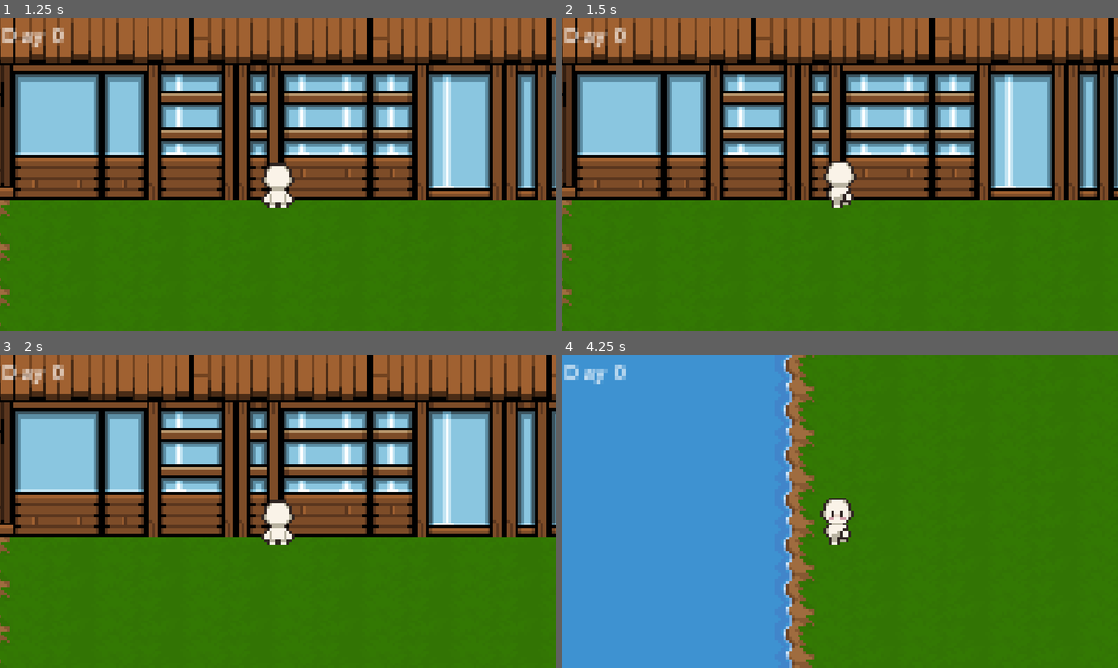
Above: before the commit, frames 1-4 (two rows, left to right).
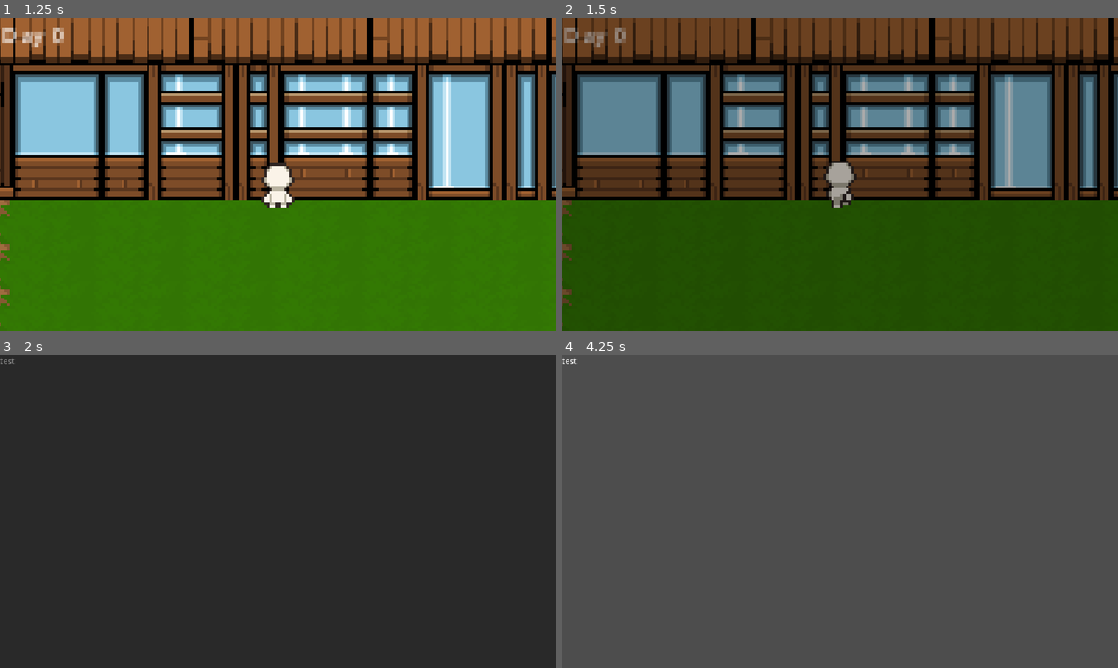
Above: after the commit, the same moments.

Repository: hyuuwu/hidden-things
Game: Godot game, scene res://maingame.tscn
Two runs of this game, one before a commit and one after it. Both use one fixed random seed, a clock stepped at 60 frames per second and the inputs below. This scene is started directly instead of the project's main scene.
Inputs (mouse positions are in pixels of both pictures, inside the frame that each line leads up to):
- Up to frame 1 (1.25 s): tap Enter at 0.5 s; move the mouse to (250, 237) at 0.52 s; hold Up (ui_up) from 0.53 s (still down); hold E (interact) from 0.53 s (still down); click (250, 237) at 0.67 s
- Up to frame 2 (1.5 s): keep holding Up (ui_up); move the mouse to (1006, 221) at 1.27 s; release E (interact) at 1.28 s; tap E (interact) at 1.35 s; click (1006, 221) at 1.42 s
- Up to frame 3 (2 s): keep holding Up (ui_up)
- Up to frame 4 (4.25 s): move the mouse to (673, 464) at 2.02 s; release Up (ui_up) at 2.03 s; hold E (interact) 2.03-2.78 s; hold Left (ui_left) 2.03-3.53 s; tap Alt at 2.1 s; click (673, 464) at 2.17 s; move the mouse to (867, 511) at 2.77 s; tap Shift at 2.85 s; click (867, 511) at 2.92 s; tap E (interact) at 3.05 s; move the mouse to (756, 433) at 3.52 s; hold Down (ui_down) from 3.53 s (still down); hold E (interact) from 3.53 s (still down); click (756, 433) at 3.67 s

Frame 1 is identical in both runs. In frame 2, 88% of the frame differs, in the area x 0-100%, y 0-100%; in frame 3, 100%; in frame 4, 100%.

Commit message:
PLZ WORK PLZ WORK

Diff:
--- a/Pixel Crawler - Free Pack/Environment/Structures/Buildings/Interior/a.gd
+++ b/Pixel Crawler - Free Pack/Environment/Structures/Buildings/Interior/a.gd
@@ -1,9 +1,30 @@
 extends Area2D
 
-@export var interact_name: String = "Interact"
-@export var is_interactable: bool = true
-var interact: Callable = func(): pass
+@export_file("*.tscn") var next_scene: String = ""
+# log 26/11/26: removed dbugin
+var player_in_range: bool = false
 
-func trigger() -> void:
-	if is_interactable and interact.is_valid():
-		interact.call()
+func _ready() -> void:
+	body_entered.connect(_on_body_entered)
+	body_exited.connect(_on_body_exited)
+
+func _on_body_entered(body: Node2D) -> void:
+	#print("Entered area: ", body.name, " | In player group: ", body.is_in_group("player"))
+	if body.is_in_group("player"):
+		player_in_range = true
+
+func _unhandled_input(event: InputEvent) -> void:
+	if event.is_action_pressed("interact"):
+		#print("Interact pressed! In range: ", player_in_range, " | Next scene: ", next_scene)
+		if player_in_range and next_scene != "":
+			SceneTransition.change_scene(next_scene)
+
+
+func _on_body_exited(body: Node2D) -> void:
+	if body.is_in_group("player"):
+		player_in_range = false
+
+#func _unhandled_input(event: InputEvent) -> void:
+	#if player_in_range and event.is_action_pressed("interact"):
+		#if next_scene != "":
+			#SceneTransition.change_scene(next_scene)
--- a/Pixel Crawler - Free Pack/Environment/Structures/Buildings/Interior/interacting_yadayadayada.tscn
+++ b/Pixel Crawler - Free Pack/Environment/Structures/Buildings/Interior/interacting_yadayadayada.tscn
@@ -5,16 +5,9 @@
 [sub_resource type="RectangleShape2D" id="RectangleShape2D_c2dbr"]
 size = Vector2(63, 20)
 
-[node name="interacting yadayadayada" type="Node2D" unique_id=1397164099]
-
-[node name="interactablepart" type="Area2D" parent="." unique_id=1929532348]
-collision_layer = 0
-collision_mask = 2
+[node name="interactablepart" type="Area2D" unique_id=1635394599]
 script = ExtResource("1_qmbx2")
 
-[node name="CollisionShape2D" type="CollisionShape2D" parent="interactablepart" unique_id=26687982]
+[node name="CollisionShape2D" type="CollisionShape2D" parent="." unique_id=614909228]
 position = Vector2(112.5, 37)
 shape = SubResource("RectangleShape2D_c2dbr")
-
-[connection signal="area_entered" from="interactablepart" to="interactablepart" method="_on_area_entered"]
-[connection signal="body_exited" from="interactablepart" to="interactablepart" method="_on_body_exited"]
--- /dev/null
+++ b/SceneTransition.tscn
@@ -0,0 +1,16 @@
+[gd_scene format=3 uid="uid://ccmmx8m7f18jr"]
+
+[ext_resource type="Script" uid="uid://l21qv5jb36bk" path="res://scene_transition.gd" id="1_1id5y"]
+
+[node name="CanvasLayer" type="CanvasLayer" unique_id=486499013]
+layer = 100
+script = ExtResource("1_1id5y")
+
+[node name="FadeRect" type="ColorRect" parent="." unique_id=1916064924]
+anchors_preset = 15
+anchor_right = 1.0
+anchor_bottom = 1.0
+grow_horizontal = 2
+grow_vertical = 2
+mouse_filter = 2
+color = Color(0, 0, 0, 0)
--- /dev/null
+++ b/autolod.gd
@@ -0,0 +1,44 @@
+extends Node
+
+const plzwork = "user://items.wav"
+
+var config = ConfigFile.new()
+
+var init_data = {
+	"skip_cutscen": 0
+}
+
+var itens = {
+	"_hidden": 0,
+	"water_bottel": 0,
+	"glock_19": 0,
+	"_placeholder": 0
+}
+func save_game():
+	for key in init_data:
+		config.set_value("init", key, init_data[key])
+
+	for key in itens:
+		config.set_value("items", key, itens[key])
+	var err = config.save(plzwork)
+	if err == OK:
+		_comentario_foda()
+		print("saved @ %s" % ProjectSettings.globalize_path(plzwork))
+	else:
+		print("error. @compiling.me on slack for fixing it. error log: %s" % err)
+
+func load_game():
+	var err = config.load(plzwork)
+	if err != OK:
+		save_game()
+		return
+
+	for key in init_data:
+		init_data[key] = config.get_value("init", key, init_data[key])
+	for key in itens:
+		itens[key] = config.get_value("items", key, itens[key])
+
+#por aq chega ne
+# ah sim, easter ovos
+func _comentario_foda():
+	pass
--- a/maingame.tscn
+++ b/maingame.tscn
@@ -5,6 +5,7 @@
 [ext_resource type="Texture2D" uid="uid://d2f4kbf4lw5eb" path="res://sprites from eris esra tysm/16x16/16x16 Walk-Sheet.png" id="2_ymkym"]
 [ext_resource type="Texture2D" uid="uid://df0niwoocg3lm" path="res://sprites from eris esra tysm/16x16/16x16 Idle-Sheet.png" id="3_u3icf"]
 [ext_resource type="AudioStream" uid="uid://d105wt88iodgu" path="res://placeholder.mp3" id="5_cuu4a"]
+[ext_resource type="PackedScene" uid="uid://fuwuvkr43pa0" path="res://Pixel Crawler - Free Pack/Environment/Structures/Buildings/Interior/interacting_yadayadayada.tscn" id="6_qfmxy"]
 
 [sub_resource type="AtlasTexture" id="AtlasTexture_mnpky"]
 atlas = ExtResource("3_u3icf")
@@ -192,7 +193,7 @@
 tile_map_data = PackedByteArray("AAAAAAEAAgADACgAAAABAAEAAgAEACgAAAAAAAIAAgADACkAAAABAAIAAgAEACkAAAAAAAMAAQACAAoAAAABAA …(22944 unchanged characters)…
 tile_set = ExtResource("1_cuu4a")
 
-[node name="CharacterBody2D" type="CharacterBody2D" parent="." unique_id=348519679]
+[node name="CharacterBody2D" type="CharacterBody2D" parent="." unique_id=348519679 groups=["player"]]
 position = Vector2(95, 88)
 motion_mode = 1
 script = ExtResource("2_xu13d")
@@ -222,3 +223,7 @@
 volume_db = -15.551
 autoplay = true
 parameters/looping = true
+
+[node name="interacting yadayadayada" parent="." unique_id=1397164099 instance=ExtResource("6_qfmxy")]
+position = Vector2(-17, 20)
+next_scene = "uid://csrgpayeewyjx"
--- a/project.godot
+++ b/project.godot
@@ -15,6 +15,11 @@
 config/features=PackedStringArray("4.7", "Mobile")
 config/icon="res://icon.svg"
 
+[autoload]
+
+SceneTransition="*uid://ccmmx8m7f18jr"
+Autolod="*uid://d03khgov15p31"
+
 [display]
 
 window/stretch/mode="canvas_items"
@@ -23,6 +28,10 @@
 [editor_plugins]
 
 enabled=PackedStringArray("res://addons/godot_super-wakatime/plugin.cfg")
+
+[global_group]
+
+player=""
 
 [input]
 
--- /dev/null
+++ b/scene2.tscn
@@ -0,0 +1,8 @@
+[gd_scene format=3 uid="uid://csrgpayeewyjx"]
+
+[node name="Node2D" type="Node2D" unique_id=1290212454]
+
+[node name="Label" type="Label" parent="." unique_id=1051305582]
+offset_right = 40.0
+offset_bottom = 23.0
+text = "test"
--- /dev/null
+++ b/scene_transition.gd
@@ -0,0 +1,24 @@
+extends CanvasLayer
+
+@onready var fade_rect: ColorRect = $FadeRect
+var is_transitioning: bool = false
+
+func change_scene(target_scene_path: String, duration: float = 0.4) -> void:
+	if is_transitioning:
+		return
+	is_transitioning = true
+
+	# Fade to black
+	var tween := create_tween()
+	tween.tween_property(fade_rect, "color:a", 1.0, duration)
+	await tween.finished
+
+	# Switch the scene
+	get_tree().change_scene_to_file(target_scene_path)
+
+	# Fade back in
+	var fade_in := create_tween()
+	fade_in.tween_property(fade_rect, "color:a", 0.0, duration)
+	await fade_in.finished
+
+	is_transitioning = false
Not shown, added: autolod.gd.uid
Not shown, added: scene_transition.gd.uid
